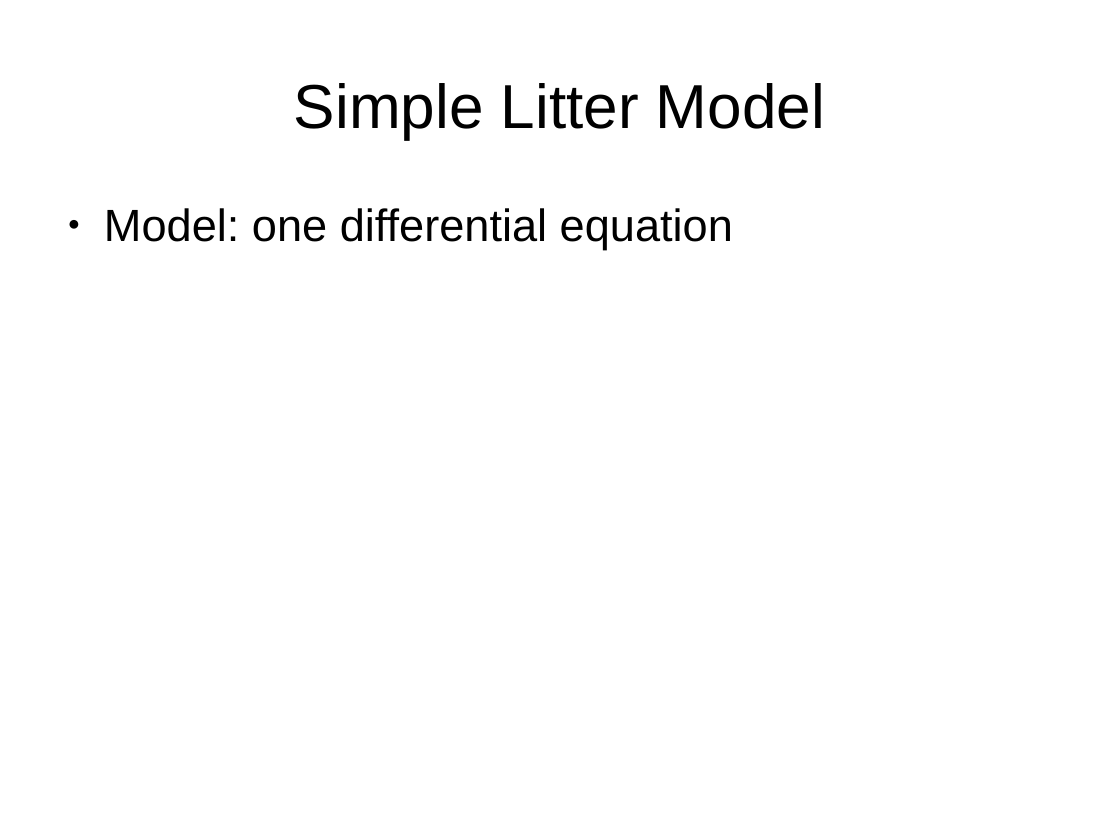
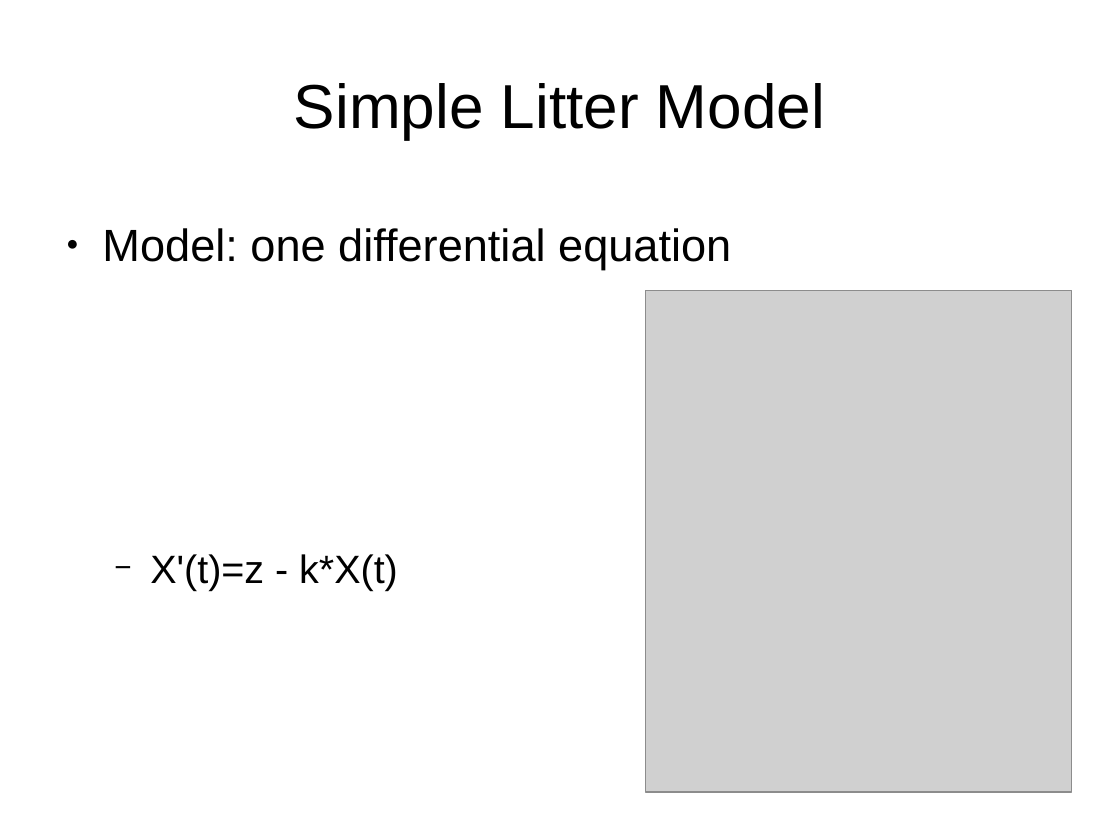
Before and after one commit to colefichter/math372_project_2, a slide deck: slide 7 of slides.odp. Drawn at 1120x840 pixels with LibreOffice and Linux fonts; fonts in the diff are those of the drawing; grey boxes stand for pictures. Boxes give left, top, right and bottom in pixels: in the first picture for what was removed or moved away, otherwise in the second. Text is boxed around its words. In the diff, an @@ line names an element or a change of style, - is before the commit and + after.

Commit message:
A bit more slides

```diff
--- a/slides.odp
+++ b/slides.odp
@@ text "Model: one differential equation": place and size @@
-text "Model: one differential equation" at (104, 208, 733, 250)
+text "Model: one differential equation" at (102, 228, 731, 591)
@@ picture added at (646, 291, 1072, 793) @@
@@ text at (150, 554, 398, 591): paragraph added @@
+  − X'(t)=z - k*X(t)
```
Also in this commit, not shown: 1 other slide changed, 7 slides added, 1 other file.
